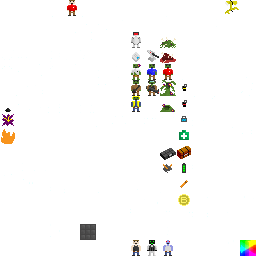
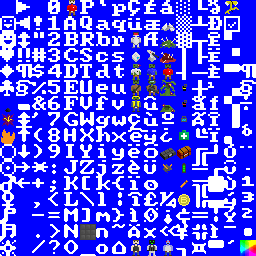
Layers edited between the first and the second 256px x 256px image:
added layer "robot body" above "Layer 0" over 161, 23, 175, 32
painted on "Layer 0" over 162, 16, 170, 30
showed "Layer 1" over 0, 0, 256, 256
